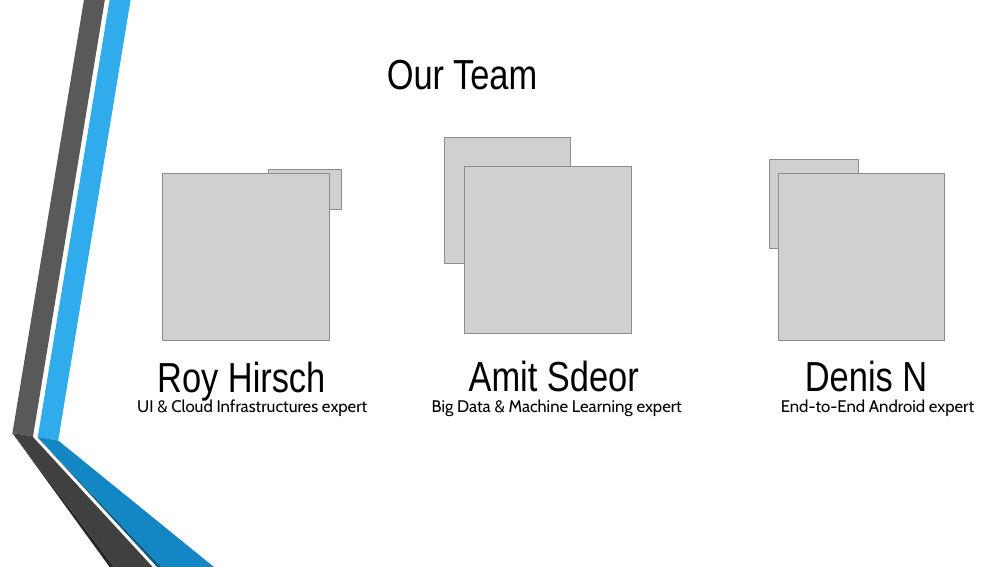
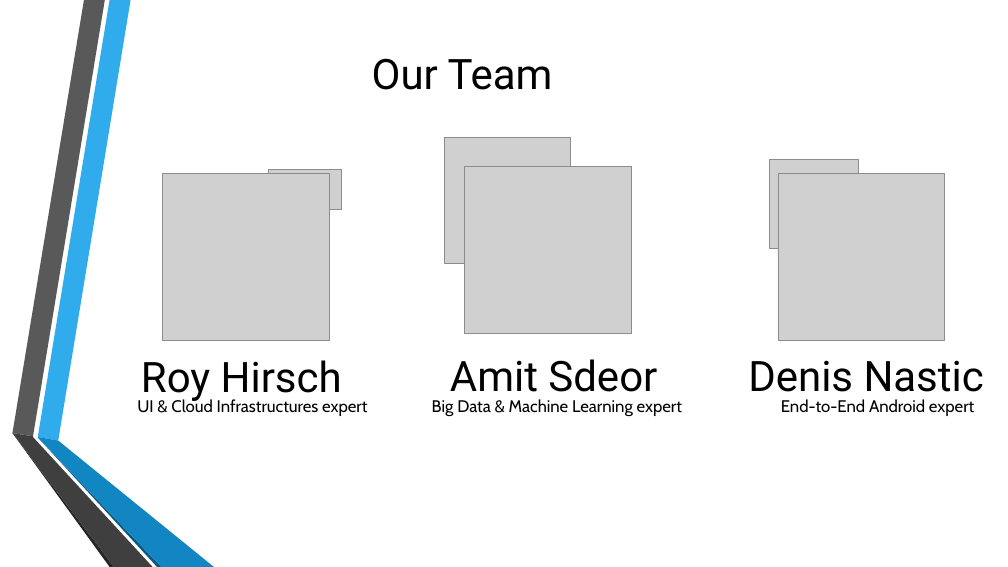
Before and after one commit to royhirsch1/BackPackBuddy, a slide deck: slide 6 of Course freak.pptx. Drawn at 1008x567 pixels with LibreOffice and Linux fonts; fonts in the diff are those of the drawing; grey boxes stand for pictures; background and template pictures are left out. Boxes give left, top, right and bottom in pixels: in the first picture for what was removed or moved away, otherwise in the second. Text is boxed around its words. In the diff, an @@ line names an element or a change of style, - is before the commit and + after.

```diff
--- a/Course freak.pptx
+++ b/Course freak.pptx
@@ font Arial Narrow to Roboto in 3 elements at [372, 58, 553, 90], [141, 360, 342, 402], [450, 359, 657, 401] @@
@@ text at [748, 360, 984, 401]: text changed; font Arial Narrow to Roboto @@
-Denis N
+Denis Nastic
```
Also in this commit, not shown: 6 other slides changed, 23 slides added.
